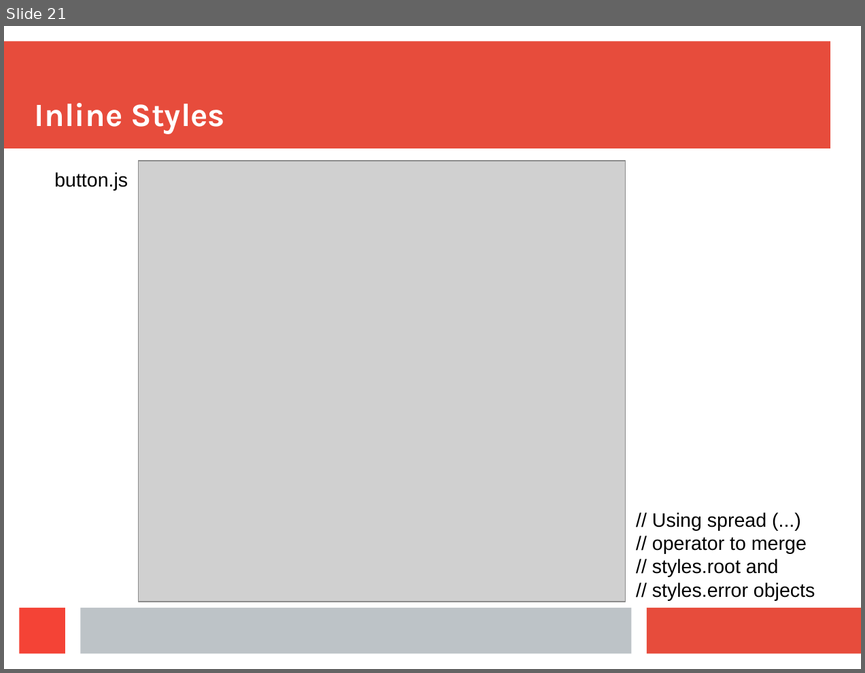
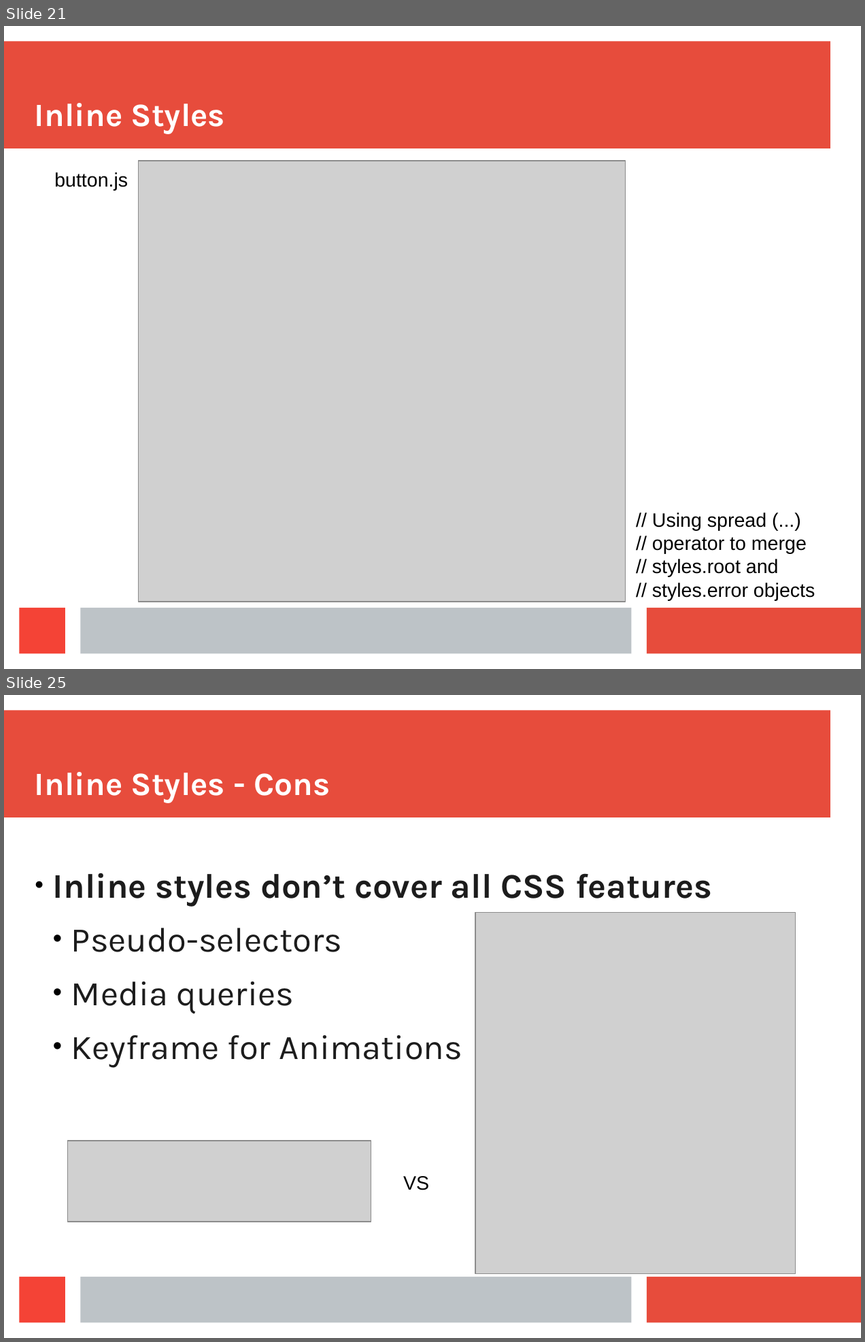
Before and after one commit to aruberto/styling-javascript-components, a slide deck: styling_react_components.odp. Shown one above the other, each under a label of ours: slide 21 before the commit, slides 21 and 25 after it; the slides between them are not shown. The pictures are 865x673 and 865x1342 pixels, drawn with LibreOffice and Linux fonts; fonts in the diff are those of the drawing; grey boxes stand for pictures. Boxes give left, top, right and bottom in pixels: in the first picture for what was removed or moved away, otherwise in the second. Text is boxed around its words. In the diff, an @@ line names an element or a change of style, - is before the commit and + after.

Commit message:
inline style hover

```diff
--- a/styling_react_components.odp
+++ b/styling_react_components.odp
@@ slide 25 added at [4,695,861,1338], background #FFFFFF; not listed: 4 template elements that a slide beside it also shows @@
@@ title added at [35,772,330,803], 30.1 pt, text #FFFFFF, bold @@
+Inline Styles - Cons
@@ text added at [53,873,712,1067], 32 pt, text #1C1C1C @@
+● Inline styles don’t cover all CSS features
+  • Pseudo-selectors
+  • Media queries
+  • Keyframe for Animations
@@ picture added at [475,913,796,1274] @@
@@ picture added at [68,1140,372,1221] @@
@@ text added at [403,1176,429,1190], 18 pt, text #000000 @@
+VS
```
Also in this commit, not shown: 2 slides changed, 5 other slides added, 4 other files.
